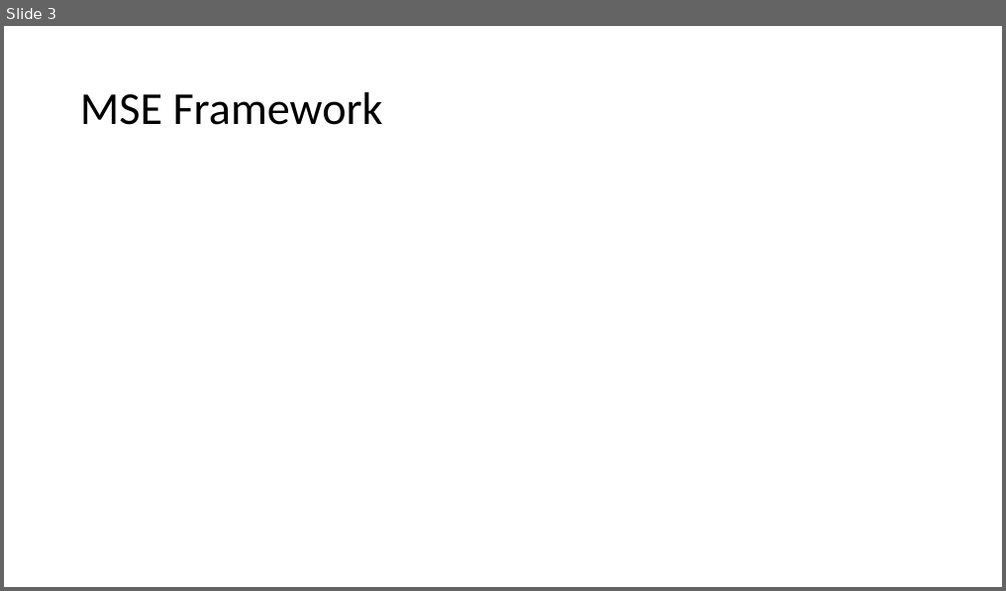
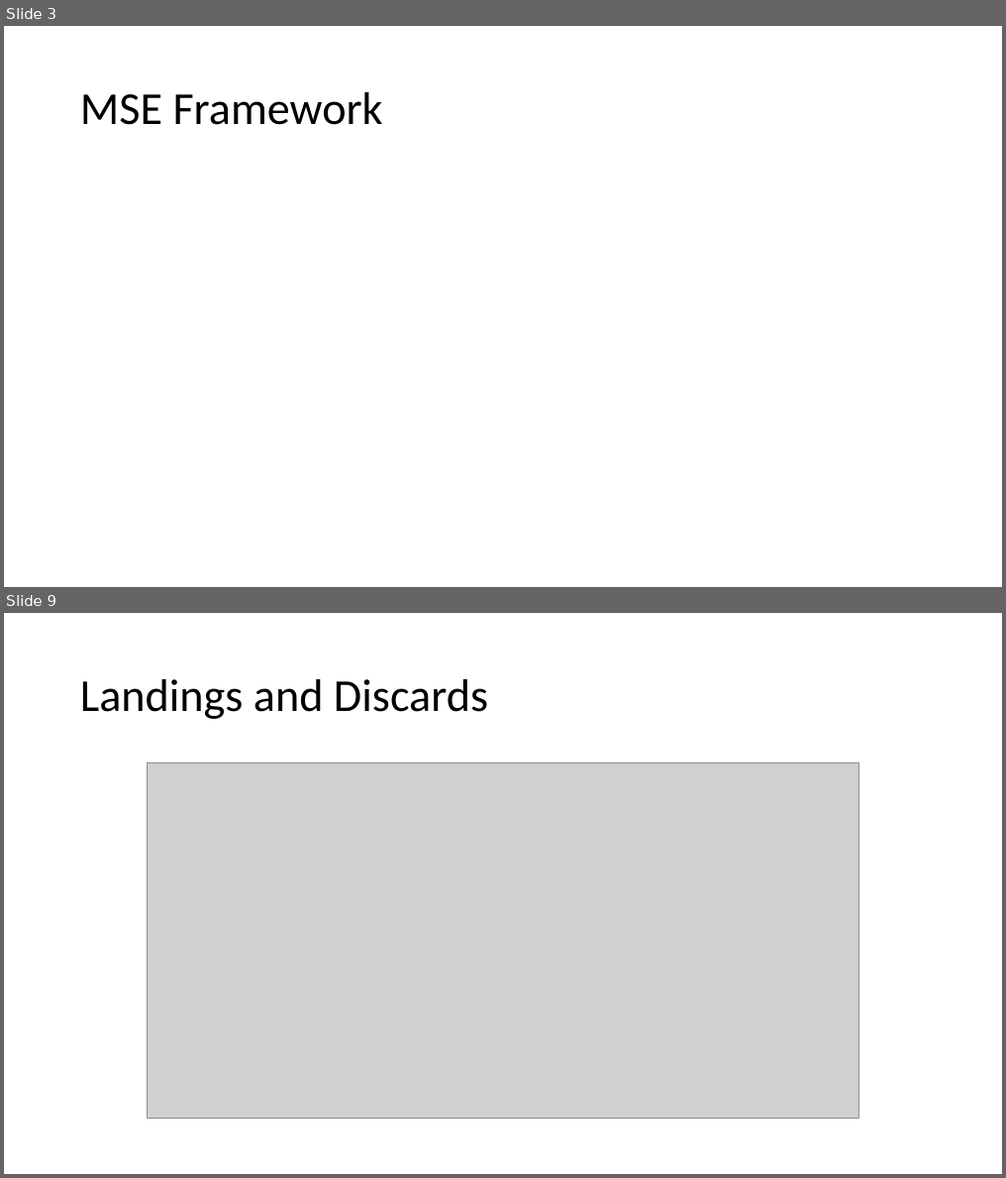
Before and after one commit to Blue-Matter/SAFMC-MSE, a slide deck: docs/Presentations/RedSnapper_Gag_demo.pptx. Shown one above the other, each under a label of ours: slide 3 before the commit, slides 3 and 9 after it; the slides between them are not shown. The pictures are 1006x591 and 1006x1178 pixels, drawn with LibreOffice and Linux fonts; fonts in the diff are those of the drawing; grey boxes stand for pictures. Boxes give left, top, right and bottom in pixels: in the first picture for what was removed or moved away, otherwise in the second. Text is boxed around its words. In the diff, an @@ line names an element or a change of style, - is before the commit and + after.

```diff
--- a/docs/Presentations/RedSnapper_Gag_demo.pptx
+++ b/docs/Presentations/RedSnapper_Gag_demo.pptx
@@ slide 9 added at <box>4,613,1002,1174</box>, background #FFFFFF @@
@@ title added at <box>80,679,488,719</box>, 44 pt, text #000000 @@
+Landings and Discards
@@ picture added at <box>147,762,859,1119</box> @@
```
Also in this commit, not shown: 1 slide changed, 19 other slides added, 1 slide removed, 18 other files.
